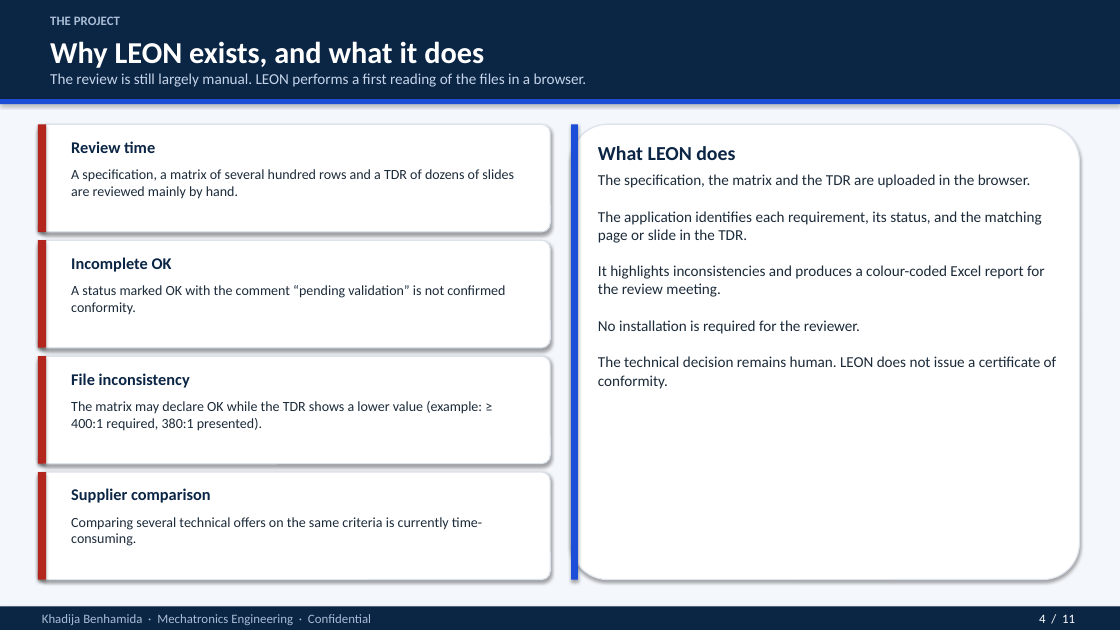
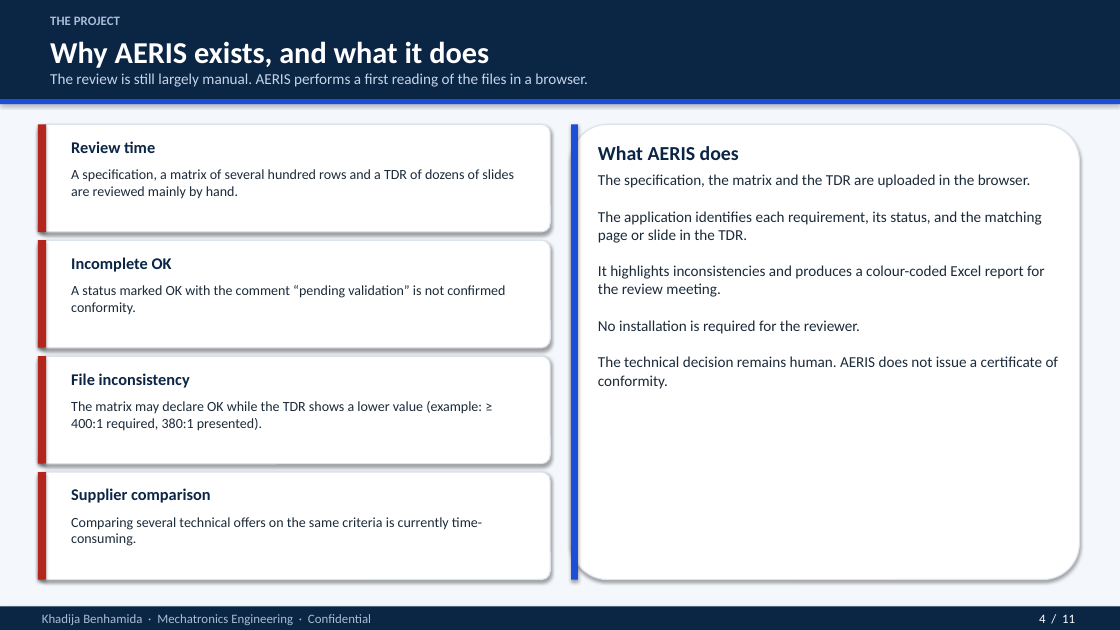
Before and after one commit to Rihabbbbbbbbb/leon_spec, a slide deck: slide 4 of docs/LEON_intro_for_non_specialists.pptx. Drawn at 1120x630 pixels with LibreOffice and Linux fonts; fonts in the diff are those of the drawing. Boxes give left, top, right and bottom in pixels: in the first picture for what was removed or moved away, otherwise in the second. Text is boxed around its words. In the diff, an @@ line names an element or a change of style, - is before the commit and + after.

```diff
--- a/docs/LEON_intro_for_non_specialists.pptx
+++ b/docs/LEON_intro_for_non_specialists.pptx
@@ text at (50,41,489,68): text changed @@
-Why LEON exists, and what it does
+Why AERIS exists, and what it does
@@ text at (50,73,588,87): text changed @@
-The review is still largely manual. LEON performs a first reading of the files in a browser.
+The review is still largely manual. AERIS performs a first reading of the files in a browser.
@@ text at (598,146,739,160): text changed @@
-What LEON does
+What AERIS does
@@ text at (598,174,1059,389): text changed @@
-The specification, the matrix and the TDR are uploaded in the browser.
-The application identifies each requirement, its status, and the matching page or slide in the TDR.
-It highlights inconsistencies and produces a colour-coded Excel report for the review meeting.
-No installation is required for the reviewer.
-The technical decision remains human. LEON does not issue a certificate of conformity.
+The specification, the matrix and the TDR are uploaded in the browser.
+The application identifies each requirement, its status, and the matching page or slide in the TDR.
+It highlights inconsistencies and produces a colour-coded Excel report for the review meeting.
+No installation is required for the reviewer.
+The technical decision remains human. AERIS does not issue a certificate of conformity.
```
Also in this commit, not shown: 8 other slides changed, 1 other file.
